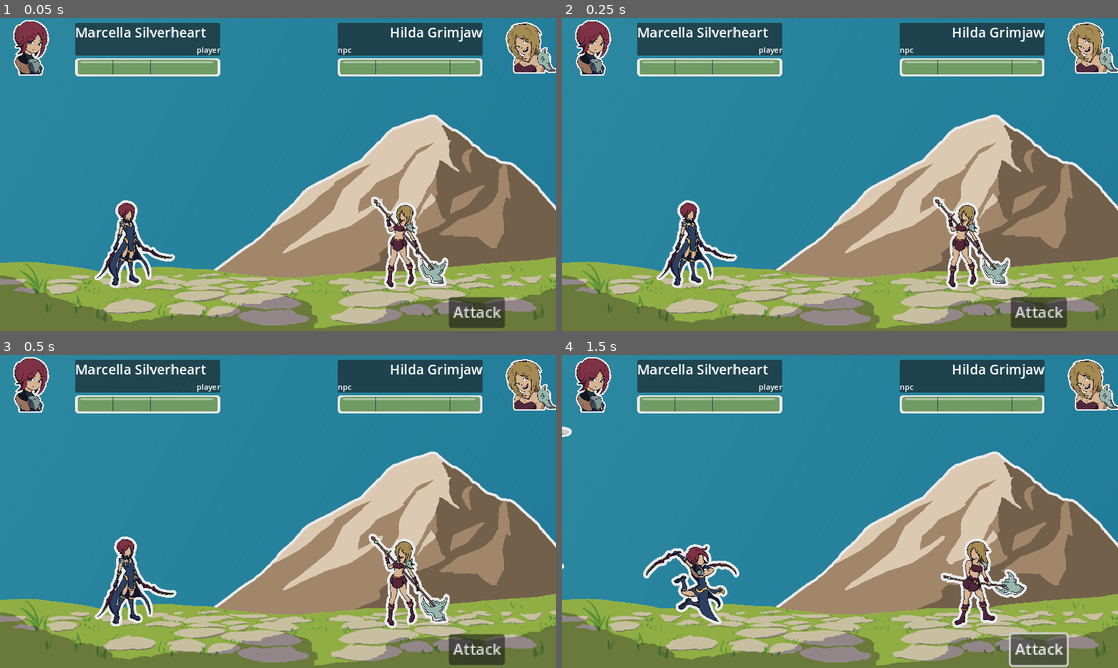
Above: before the commit, frames 1-4 (two rows, left to right).
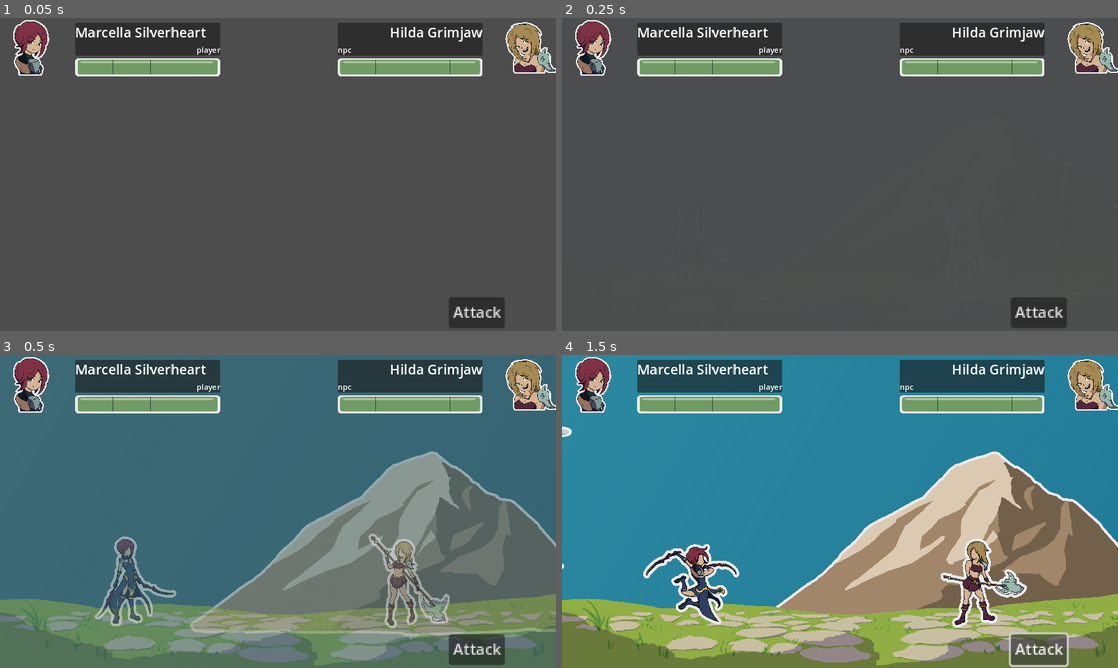
Above: after the commit, the same moments.

Repository: MajorZiploc/sticker_book_moments
Game: Godot game, scene res://lvls/battle_scene.tscn
Two runs of this game, one before a commit and one after it. Both use one fixed random seed, a clock stepped at 60 frames per second and the inputs below.
Inputs (mouse positions are in pixels of both pictures, inside the frame that each line leads up to):
- Up to frame 1 (0.05 s): no input
- Up to frame 2 (0.25 s): no input
- Up to frame 3 (0.5 s): no input
- Up to frame 4 (1.5 s): tap Enter (ui_accept) at 0.5, 0.77 s; move the mouse to (962, 495) at 0.52 s; hold D (right) 0.53-1.25 s; hold F 0.53-1.25 s; click (962, 495) at 0.67 s; click "Attack" at 1.25 s

The runs differ from the first frame. In frame 1, 94% of the frame differs, in the area x 0-100%, y 0-100%; in frame 2, 94%; in frame 3, 88%; in frame 4, nothing differs.

Commit message:
tween battle_scene in

Diff:
--- a/lvls/battle_scene.gd
+++ b/lvls/battle_scene.gd
@@ -71,6 +71,9 @@
 var qte_key = "up";
 
 func _ready():
+  self.modulate.a = 0;
+  var tween = create_tween();
+  tween.tween_property(self, "modulate:a", 1, 1).set_trans(Tween.TRANS_EXPO);
   npc_turn_ui.modulate.a = 0;
   switch_qte_state_to(false);
   _init_bg();
@@ -97,6 +100,7 @@
   npc.name.text = npc.unit_data.name;
   _update_unit_health_bar(player);
   _update_unit_health_bar(npc);
+  await tween.finished;
 
 func _input(event: InputEvent):
   qte_attempt(event);
